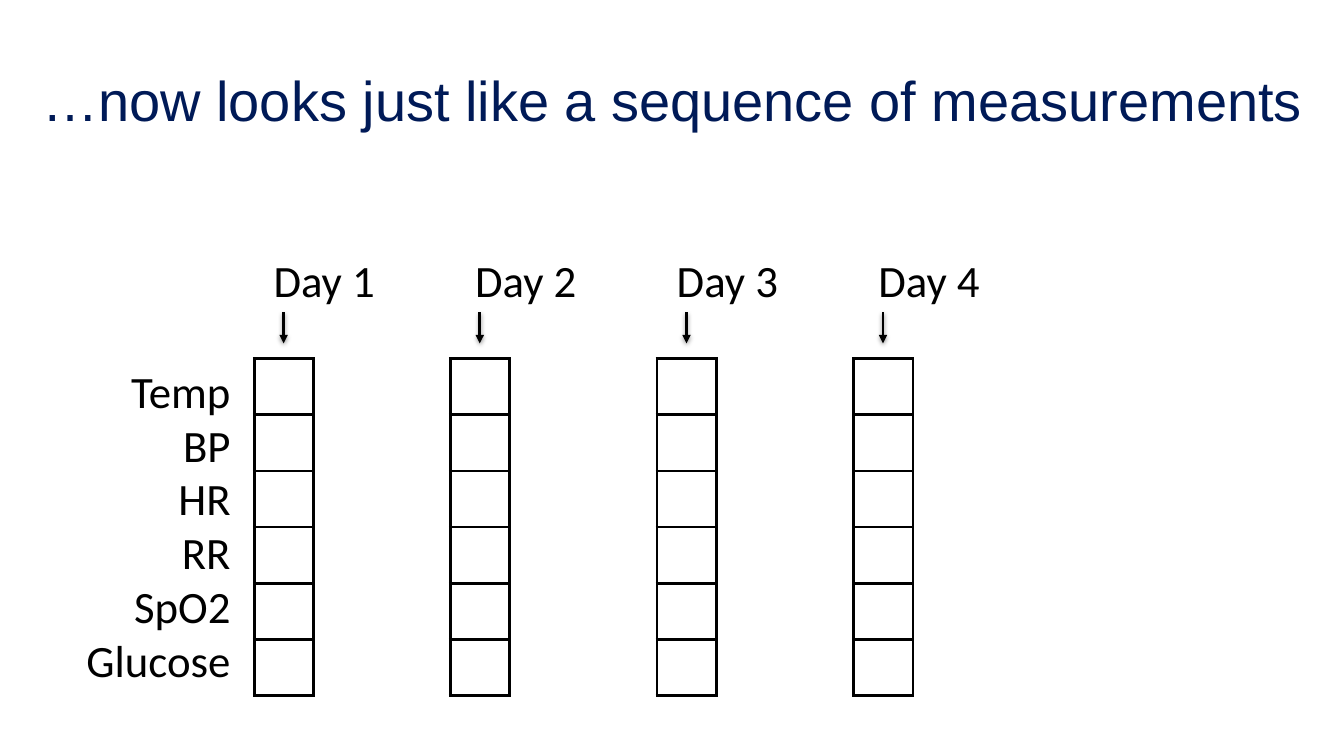
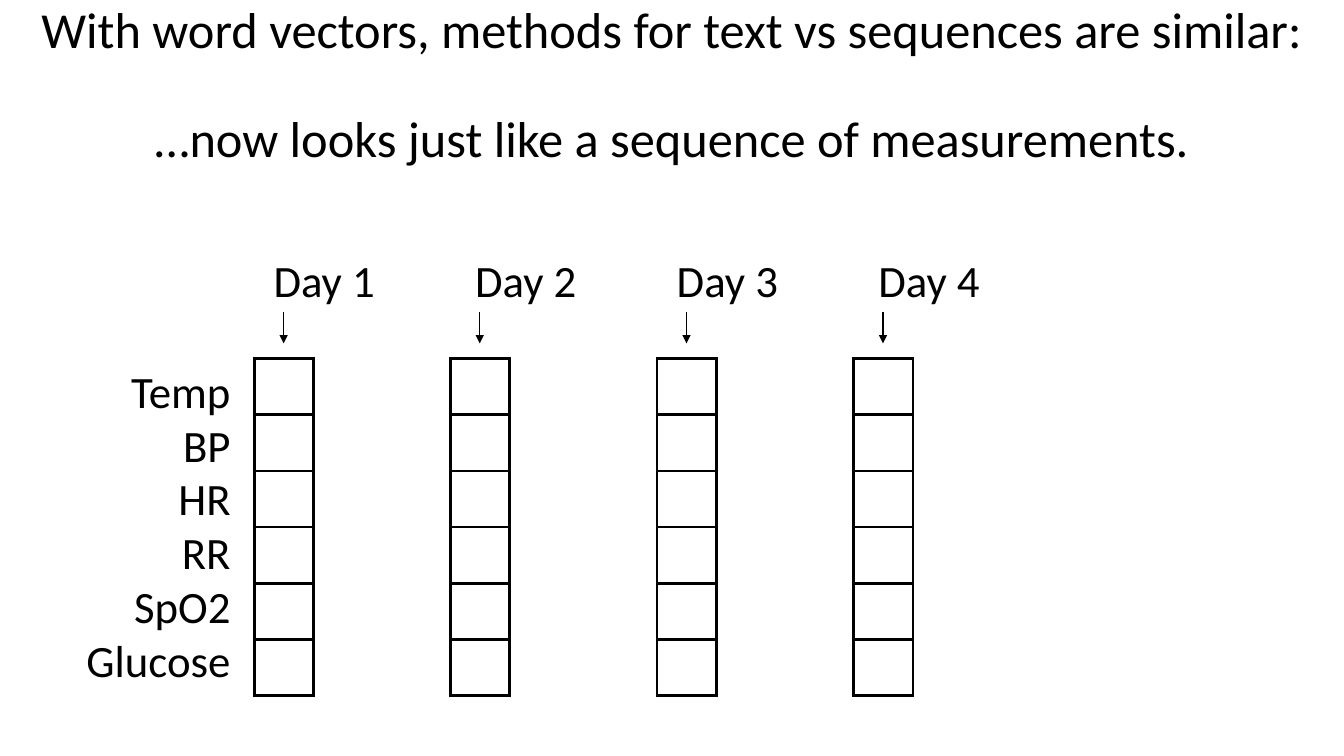
Before and after one commit to mengelhard/mmci_applied_ds, a slide deck: slide 40 of lectures/ll12.pptx (slide 70 before the commit). Drawn at 1344x756 pixels with LibreOffice and Linux fonts; fonts in the diff are those of the drawing; background and template pictures are left out. Boxes give left, top, right and bottom in pixels: in the first picture for what was removed or moved away, otherwise in the second. Text is boxed around its words. In the diff, an @@ line names an element or a change of style, - is before the commit and + after.

```diff
--- a/lectures/ll12.pptx
+++ b/lectures/ll12.pptx
@@ title "With word vectors, methods for ..." at (x1=41, y1=13, x2=1302, y2=166): vertical alignment middle to top @@
@@ title at (x1=41, y1=13, x2=1302, y2=166): text changed; size 40 to 36 pt; font Arial to Calibri; text colour #001A57 to #000000 @@
-…now looks just like a sequence of measurements
+With word vectors, methods for text vs sequences are similar:
+…now looks just like a sequence of measurements.
@@ arrow (283, 313) - (283, 344): stroke #000000 2 pt to #000000 1 pt @@
@@ arrow (480, 313) - (480, 344): stroke #000000 2 pt to #000000 1 pt @@
@@ arrow (687, 313) - (687, 344): stroke #000000 2 pt to #000000 1 pt @@
@@ arrow (883, 313) - (883, 344): stroke #000000 2 pt to #000000 1 pt @@
```
Also in this commit, not shown: 66 other slides changed, 3 slides added, 5 slides removed, 4 other files.
